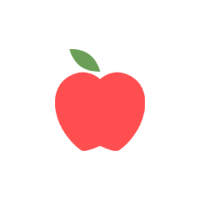
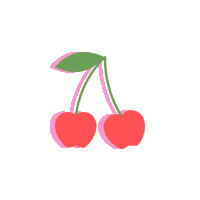
The second 200 × 200 image is a revision of the first. Changes to its layers:
added group "hover fruit" with 9 layers above "normal fruit" over [50, 49, 145, 151]
added group "cherry shadow" (1st of 2, in "hover fruit") with 2 layers in group "hover fruit" over [50, 52, 145, 149]
added layer "cherry" (1st of 2, in "hover fruit" › "cherry shadow") in group "cherry shadow" over [55, 52, 145, 149]
added layer "cherry shadow" (2nd of 2, in "hover fruit" › "cherry shadow") (70%) in group "cherry shadow" over [50, 52, 140, 149]
hid "apple" (2nd of 2, in "normal fruit"), moved it into group "normal fruit" over [55, 49, 145, 151]
